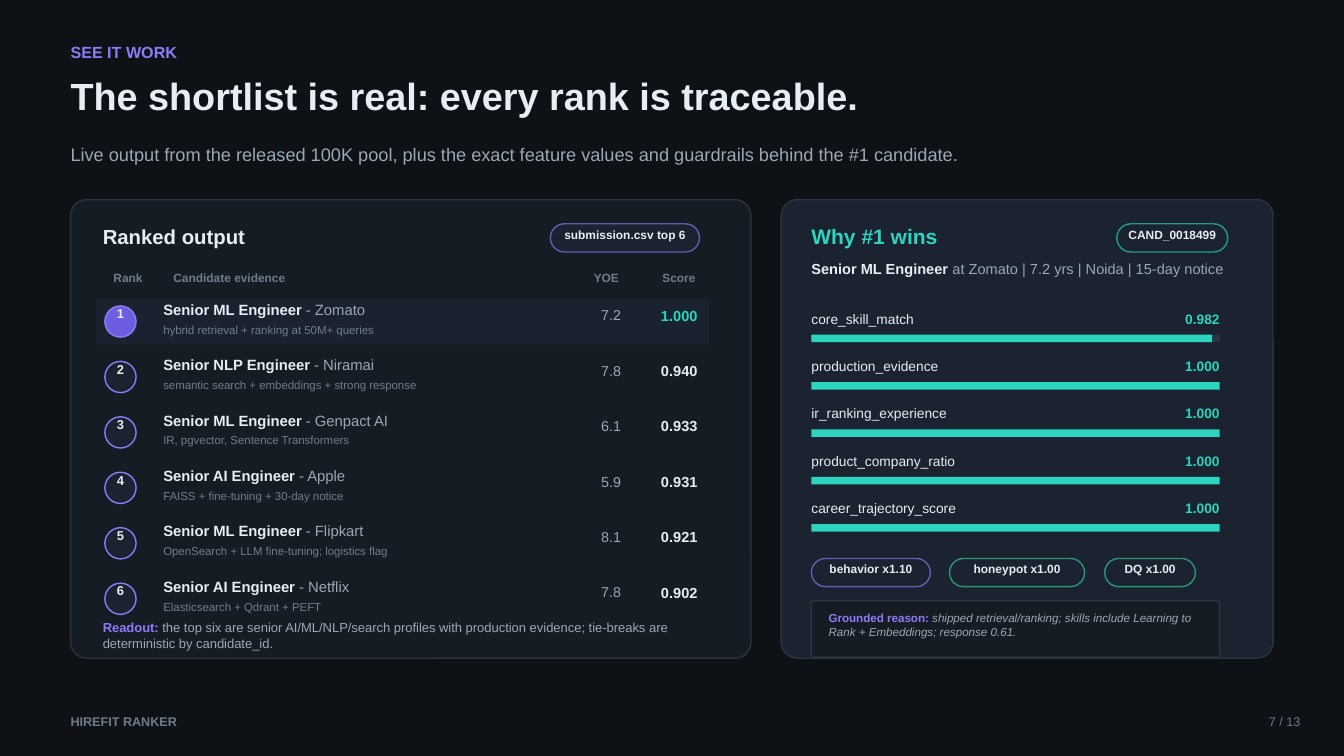
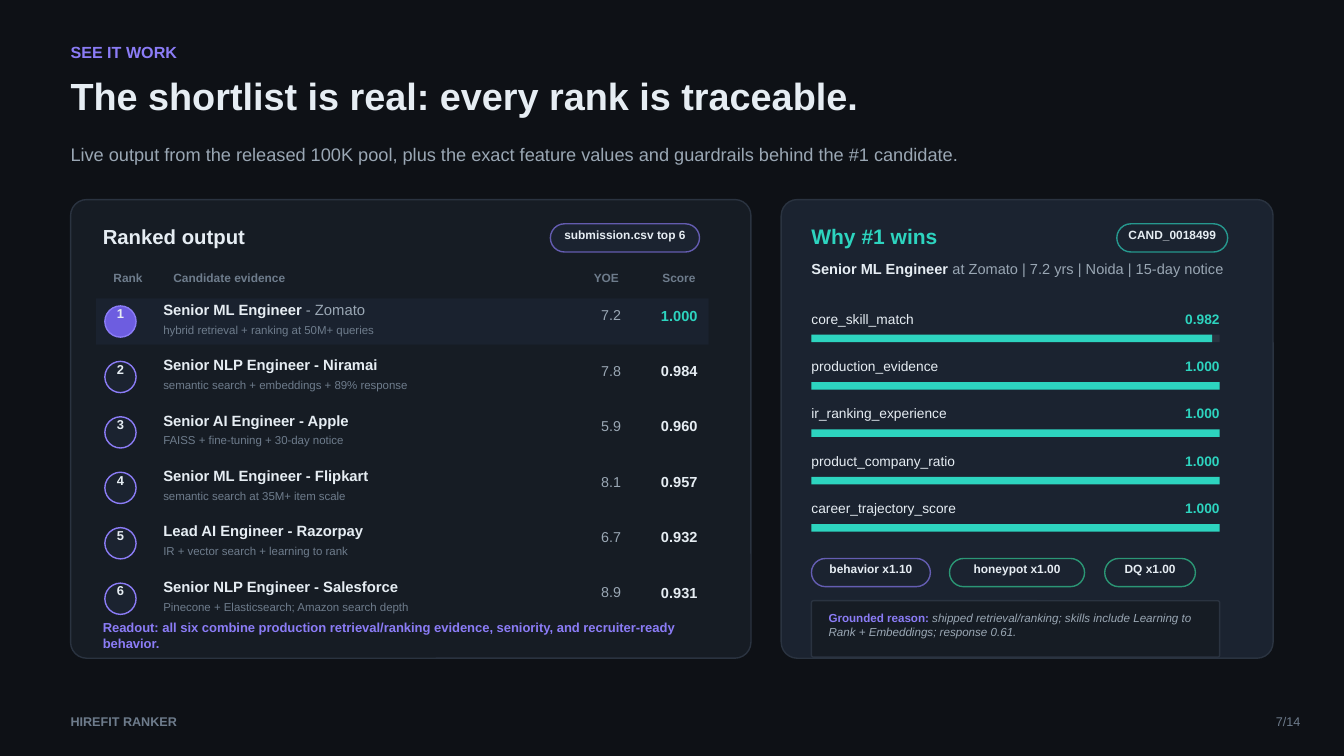
Before and after one commit to bansalbhunesh/redrob-hirefit-ranker, a slide deck: slide 7 of docs/HireFit_Ranker_Redrob_POLISHED.pptx. Drawn at 1344x756 pixels with LibreOffice and Linux fonts; fonts in the diff are those of the drawing. Boxes give left, top, right and bottom in pixels: in the first picture for what was removed or moved away, otherwise in the second. Text is boxed around its words. In the diff, an @@ line names an element or a change of style, - is before the commit and + after.

```diff
--- a/docs/HireFit_Ranker_Redrob_POLISHED.pptx
+++ b/docs/HireFit_Ranker_Redrob_POLISHED.pptx
@@ text "Senior NLP Engineer - Niramai" at bbox=[163, 359, 377, 373]: text colour #9AA7B4 to #E6EDF3, bold on in "- Niramai" @@
@@ text at bbox=[163, 381, 408, 391]: text changed @@
-semantic search + embeddings + strong response
+semantic search + embeddings + 89% response
@@ text at bbox=[661, 366, 697, 376]: text changed @@
-0.940
+0.984
@@ text at bbox=[163, 415, 349, 429]: text changed @@
-Senior ML Engineer - Genpact AI
+Senior AI Engineer - Apple
@@ text removed at bbox=[163, 436, 349, 446] @@
-IR, pgvector, Sentence Transformers
@@ text at bbox=[661, 421, 697, 431]: text changed @@
-0.933
+0.960
@@ text at bbox=[163, 470, 368, 484]: text changed @@
-Senior AI Engineer - Apple
+Senior ML Engineer - Flipkart
@@ 3 texts: place and size @@
-3 texts at bbox=[163, 477, 621, 542]
+3 texts at bbox=[163, 421, 621, 487]
@@ text at bbox=[661, 477, 697, 487]: text changed @@
-0.931
+0.957
@@ text added at bbox=[163, 492, 346, 500], 8.2 pt, text #6E7C8C @@
+semantic search at 35M+ item scale
@@ text at bbox=[163, 525, 364, 539]: text changed @@
-Senior ML Engineer - Flipkart
+Lead AI Engineer - Razorpay
@@ text at bbox=[601, 532, 621, 542]: text changed @@
-6.1
+6.7
@@ text at bbox=[661, 532, 697, 542]: text changed @@
-0.921
+0.932
@@ text at bbox=[163, 547, 348, 557]: text changed @@
-OpenSearch + LLM fine-tuning; logistics flag
+IR + vector search + learning to rank
@@ text at bbox=[163, 581, 398, 595]: text changed @@
-Senior AI Engineer - Netflix
+Senior NLP Engineer - Salesforce
@@ text at bbox=[601, 587, 621, 597]: text changed @@
-7.8
+8.9
@@ text at bbox=[661, 588, 697, 598]: text changed @@
-0.902
+0.931
@@ text at bbox=[103, 622, 674, 648]: text changed; text colour #9AA7B4 to #8B7CF6; bold on @@
-Readout: the top six are senior AI/ML/NLP/search profiles with production evidence; tie-breaks are deterministic by candidate_id.
+Readout: all six combine production retrieval/ranking evidence, seniority, and recruiter-ready behavior.
@@ text at bbox=[163, 603, 409, 613]: text changed @@
-Elasticsearch + Qdrant + PEFT
+Pinecone + Elasticsearch; Amazon search depth
@@ text at bbox=[1276, 717, 1301, 726]: text changed @@
-7 / 13
+7/14
```
Also in this commit, not shown: 12 other slides changed, 1 slide added, 1 slide removed, 23 other files.
